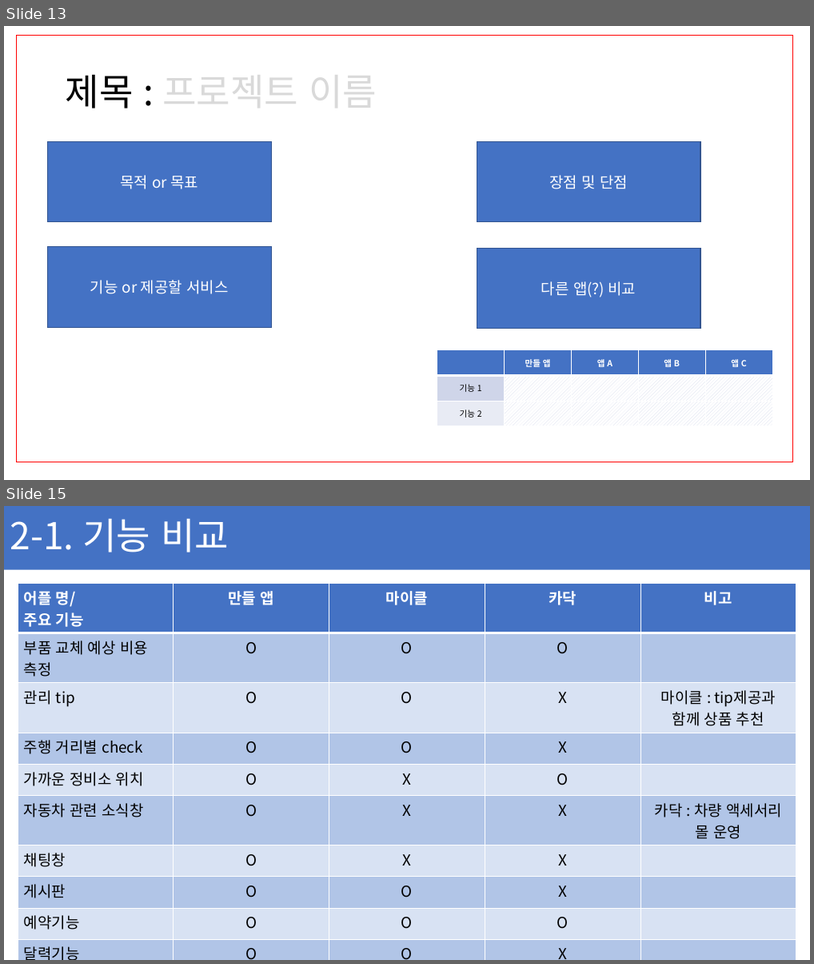
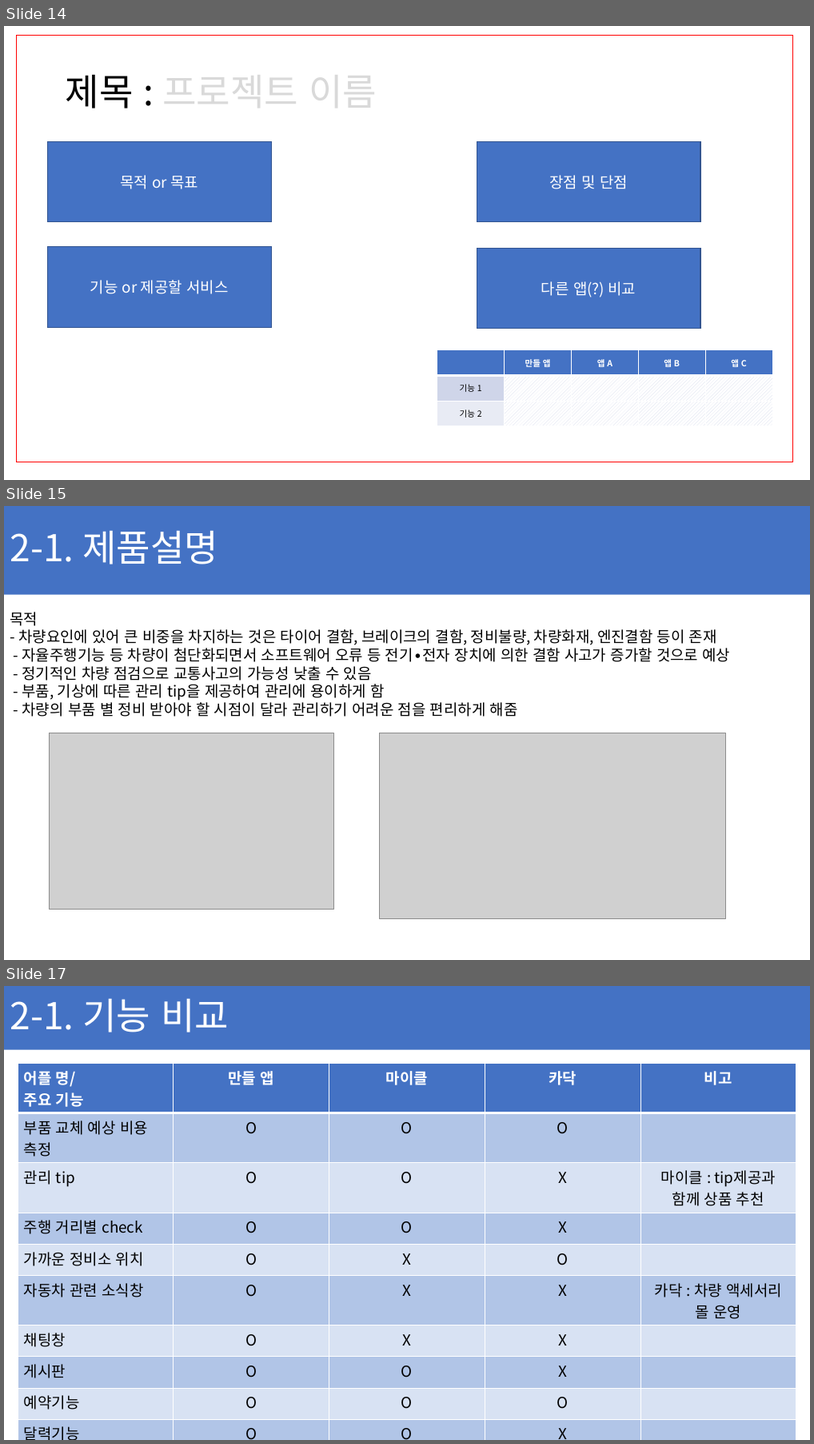
Before and after one commit to ChaeSung-Lee/DJ_InternShip, a slide deck: 2021_Summer/jp.hong/Project_BnC_jph.pptx. Shown one above the other, each under a label of ours: slides 13 and 15 before the commit, slides 14, 15 and 17 after it; the slides between them are not shown. The pictures are 814x964 and 814x1444 pixels, drawn with LibreOffice and Linux fonts; fonts in the diff are those of the drawing; grey boxes stand for pictures. Boxes give left, top, right and bottom in pixels: in the first picture for what was removed or moved away, otherwise in the second. Text is boxed around its words. In the diff, an @@ line names an element or a change of style, - is before the commit and + after.

```diff
--- a/2021_Summer/jp.hong/Project_BnC_jph.pptx
+++ b/2021_Summer/jp.hong/Project_BnC_jph.pptx
@@ slide 15 added at (x1=4, y1=506, x2=810, y2=960), background #FFFFFF @@
@@ rectangle added at (x1=4, y1=506, x2=810, y2=594), fill #4472C4 @@
@@ title added at (x1=10, y1=531, x2=218, y2=564), 44 pt, text #FFFFFF @@
+2-1. 제품설명
@@ text added at (x1=10, y1=612, x2=731, y2=716), 18 pt, text #000000 @@
+목적
+- 차량요인에 있어 큰 비중을 차지하는 것은 타이어 결함, 브레이크의 결함, 정비불량, 차량화재, 엔진결함 등이 존재
+- 자율주행기능 등 차량이 첨단화되면서 소프트웨어 오류 등 전기∙전자 장치에 의한 결함 사고가 증가할 것으로 예상
+- 정기적인 차량 점검으로 교통사고의 가능성 낮출 수 있음
+- 부품, 기상에 따른 관리 tip을 제공하여 관리에 용이하게 함
+- 차량의 부품 별 정비 받아야 할 시점이 달라 관리하기 어려운 점을 편리하게 해줌
@@ picture added at (x1=50, y1=733, x2=334, y2=909) @@
@@ picture added at (x1=380, y1=733, x2=726, y2=919) @@
@@ what was slide 13 is now slide 14 @@
@@ what was slide 15 is now slide 17 @@
```
Also in this commit, not shown: 12 slides changed, 2 other slides added, 1 slide removed.
